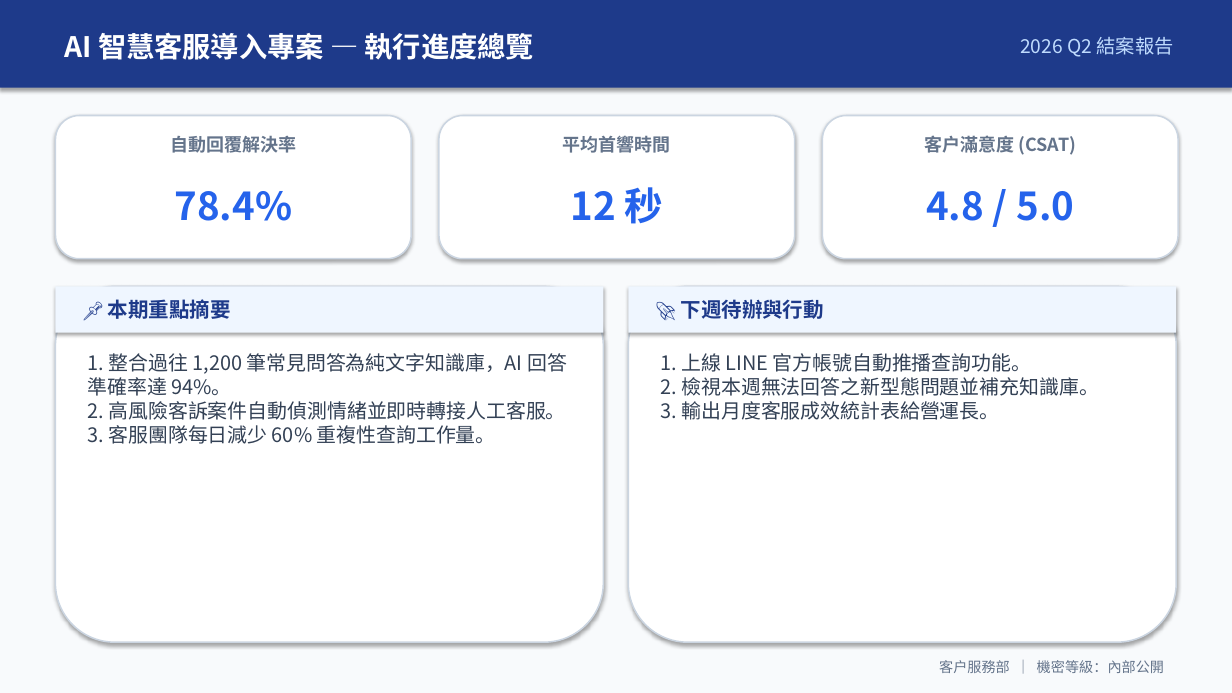
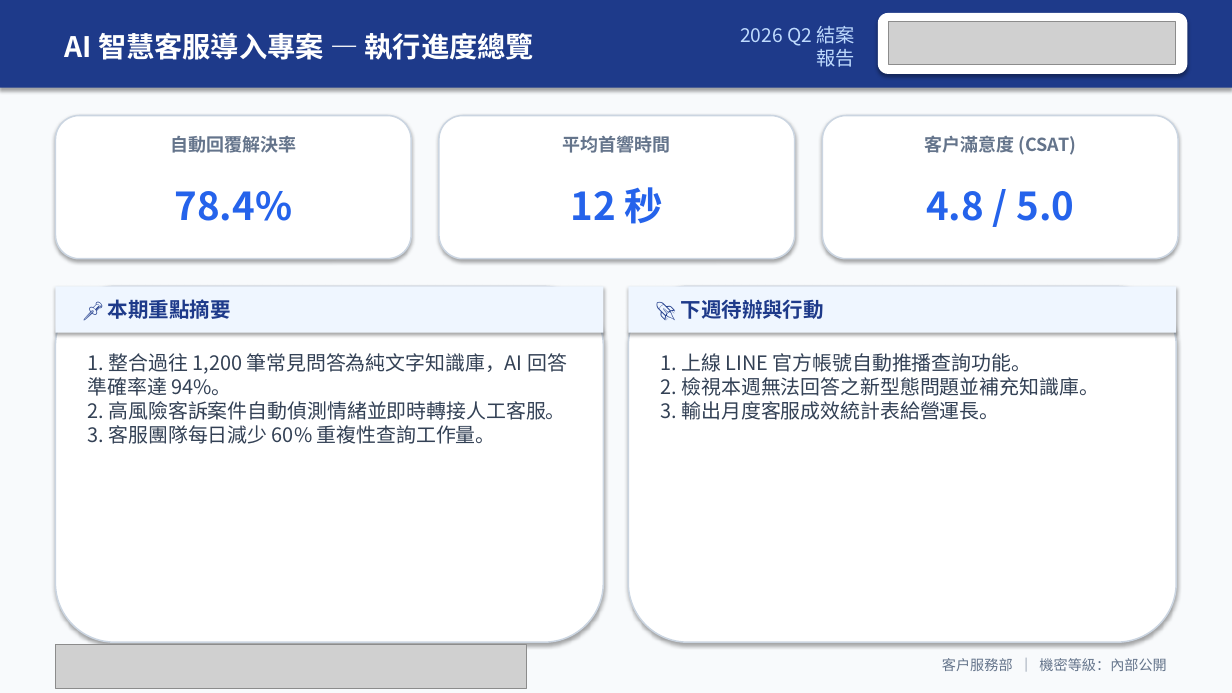
Before and after one commit to roberthsu2003/workflow-productivity, a slide deck: slide 2 of 常見的AI應用/office辦公室應用進階的對齊/pptx/簡報_示範成果_1_智慧客服專案.pptx. Drawn at 1232x693 pixels with LibreOffice and Linux fonts; fonts in the diff are those of the drawing; grey boxes stand for pictures. Boxes give left, top, right and bottom in pixels: in the first picture for what was removed or moved away, otherwise in the second. Text is boxed around its words. In the diff, an @@ line names an element or a change of style, - is before the commit and + after.

```diff
--- a/常見的AI應用/office辦公室應用進階的對齊/pptx/簡報_示範成果_1_智慧客服專案.pptx
+++ b/常見的AI應用/office辦公室應用進階的對齊/pptx/簡報_示範成果_1_智慧客服專案.pptx
@@ text "2026 Q2 結案報告" rewrapped from <box>1020,37,1174,57</box> to <box>740,26,854,67</box> @@
@@ rounded rectangle added at <box>878,13,1188,74</box>, fill #FFFFFF @@
@@ picture added at <box>889,21,1176,65</box> @@
@@ picture added at <box>55,645,527,689</box> @@
```
Also in this commit, not shown: 1 other slide changed, 32 other files.
